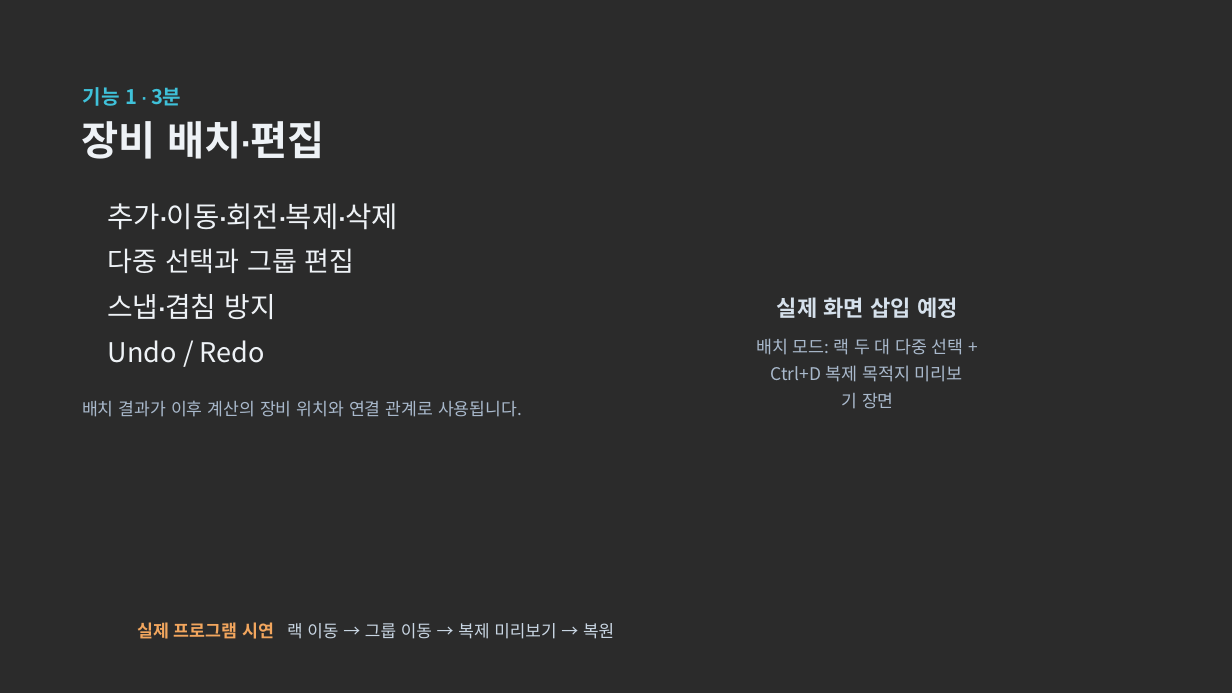
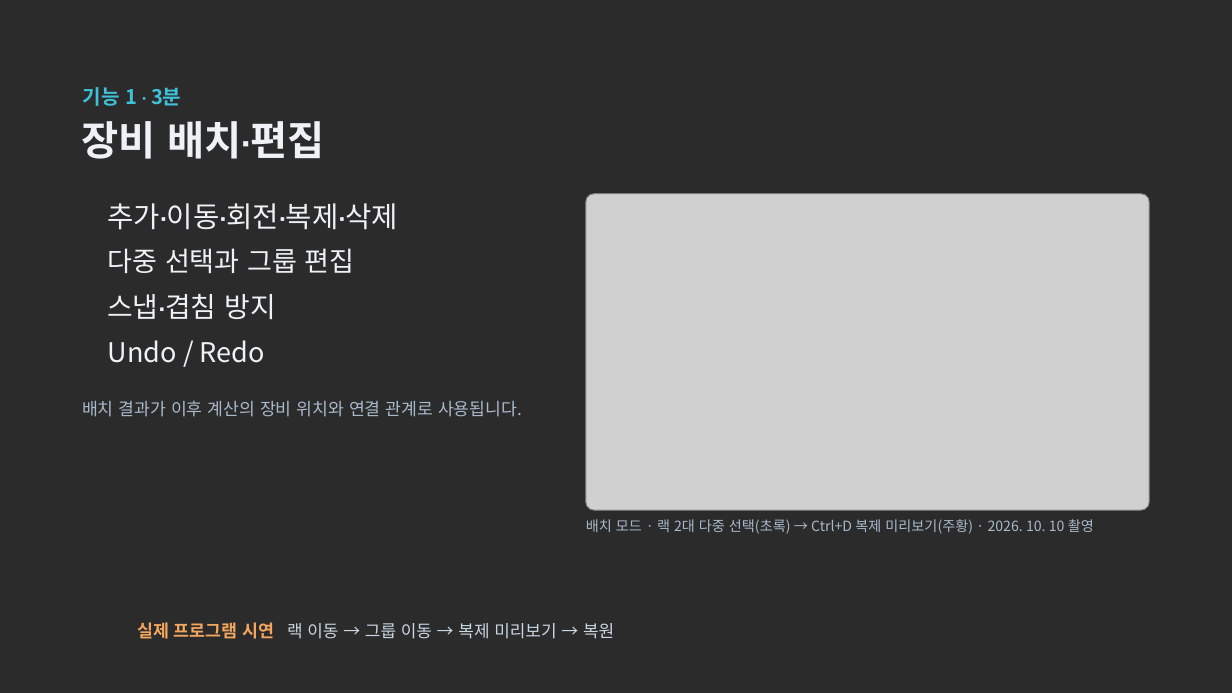
Before and after one commit to dongkimyeon/VRG_TermProj, a slide deck: slide 4 of Presentation/AI 데이터센터 냉각 디지털 트윈 — 중간발표 (편집용).pptx. Drawn at 1232x693 pixels with LibreOffice and Linux fonts; fonts in the diff are those of the drawing; grey boxes stand for pictures; background and template pictures are left out; a plain dark background stands for a picture behind light text. Boxes give left, top, right and bottom in pixels: in the first picture for what was removed or moved away, otherwise in the second. Text is boxed around its words. In the diff, an @@ line names an element or a change of style, - is before the commit and + after.

```diff
--- a/Presentation/AI 데이터센터 냉각 디지털 트윈 — 중간발표 (편집용).pptx
+++ b/Presentation/AI 데이터센터 냉각 디지털 트윈 — 중간발표 (편집용).pptx
@@ picture added at (586, 194, 1150, 510) @@
@@ text removed at (777, 297, 958, 318) @@
-실제 화면 삽입 예정
@@ text removed at (756, 338, 964, 355) @@
-배치 모드: 랙 두 대 다중 선택 +
@@ text removed at (771, 365, 963, 382) @@
-Ctrl+D 복제 목적지 미리보
@@ text removed at (842, 393, 894, 409) @@
-기 장면
@@ text added at (586, 519, 1094, 534), 11 pt, text #A9B9CC @@
+배치 모드 · 랙 2대 다중 선택(초록) → Ctrl+D 복제 미리보기(주황) · 2026. 10. 10 촬영
```
Also in this commit, not shown: 4 other slides changed.
